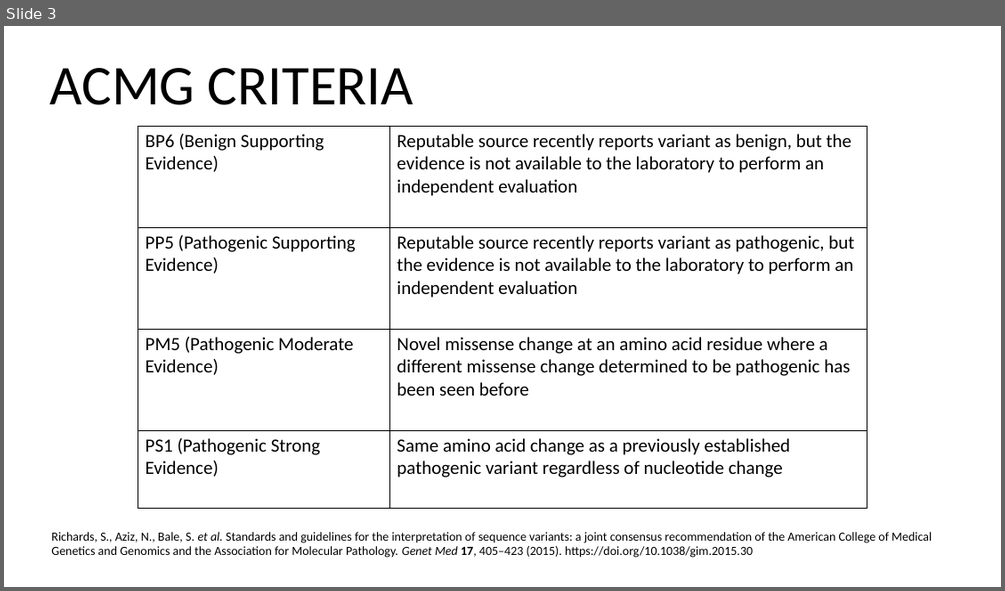
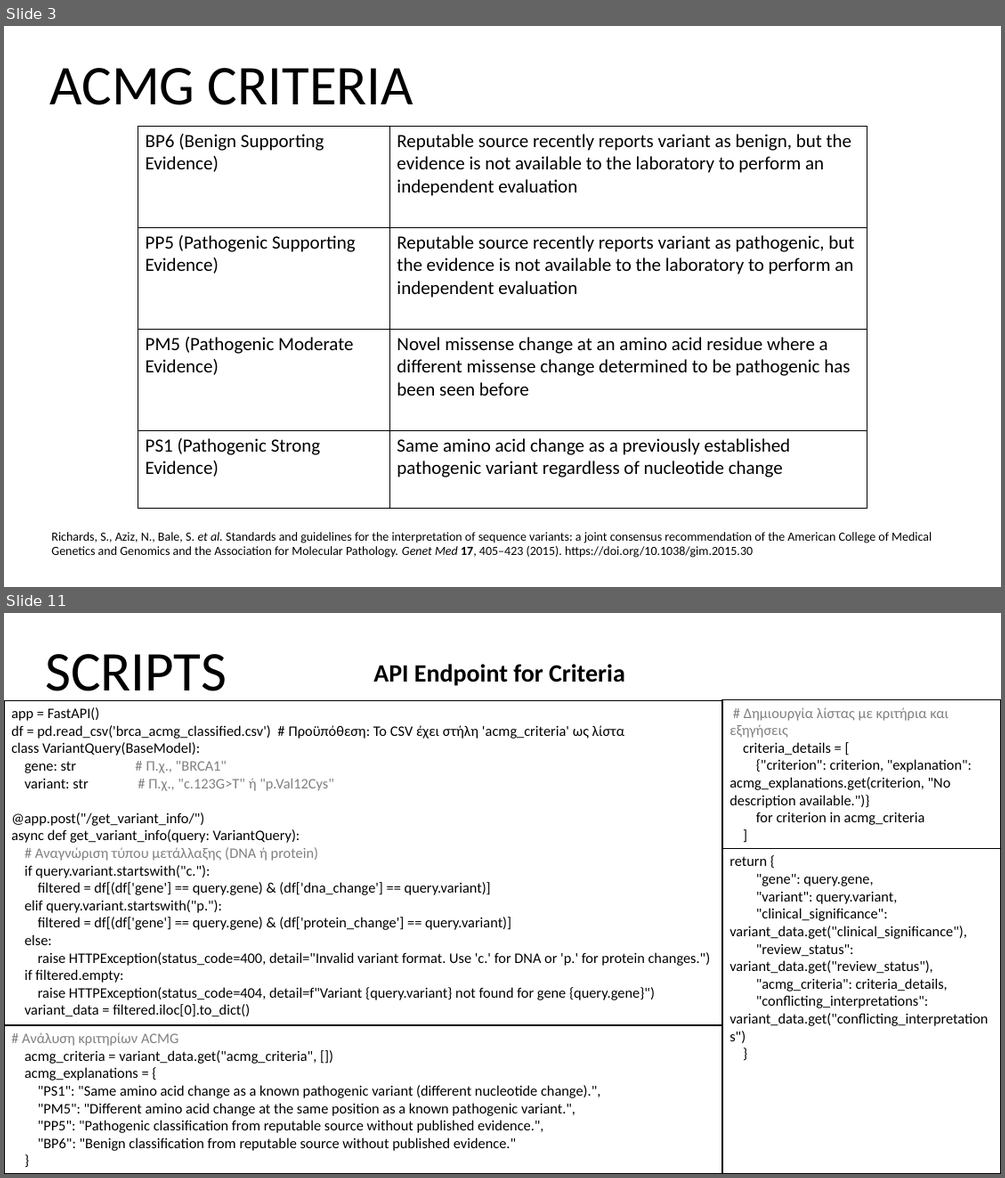
Before and after one commit to iliaanaa/genekor, a slide deck: intro.pptx. Shown one above the other, each under a label of ours: slide 3 before the commit, slides 3 and 11 after it; the slides between them are not shown. The pictures are 1005x591 and 1005x1178 pixels, drawn with LibreOffice and Linux fonts; fonts in the diff are those of the drawing. Boxes give left, top, right and bottom in pixels: in the first picture for what was removed or moved away, otherwise in the second. Text is boxed around its words. In the diff, an @@ line names an element or a change of style, - is before the commit and + after.

```diff
--- a/intro.pptx
+++ b/intro.pptx
@@ slide 11 added at [4,613,1001,1174], background #FFFFFF @@
@@ text added at [45,654,226,701], 54 pt, text #000000 @@
+SCRIPTS
@@ text added at [373,664,625,686], 24 pt, text #000000, bold @@
+API Endpoint for Criteria
@@ rectangle added at [4,700,1001,1025], fill #FFFFFF, outline #000000 1 pt, 14 pt, text #000000 @@
+app = FastAPI()
+df = pd.read_csv('brca_acmg_classified.csv') # Προϋπόθεση: Το CSV έχει στήλη 'acmg_criteria' ως λίστα
+class VariantQuery(BaseModel):
+gene: str # Π.χ., "BRCA1"
+variant: str # Π.χ., "c.123G>T" ή "p.Val12Cys"
+@app.post("/get_variant_info/")
+async def get_variant_info(query: VariantQuery):
+# Αναγνώριση τύπου μετάλλαξης (DNA ή protein)
+if query.variant.startswith("c."):
+filtered = df[(df['gene'] == query.gene) & (df['dna_change'] == query.variant)]
+elif query.variant.startswith("p."):
+filtered = df[(df['gene'] == query.gene) & (df['protein_change'] == query.variant)]
+else:
+raise HTTPException(status_code=400, detail="Invalid variant format. Use 'c.' for DNA or 'p.' for protein changes.")
+if filtered.empty:
+raise HTTPException(status_code=404, detail=f"Variant {query.variant} not found for gene {query.gene}")
+variant_data = filtered.iloc[0].to_dict()
@@ rectangle added at [722,699,1001,849], fill #FFFFFF, outline #000000 1 pt, 14 pt, text #000000 @@
+# Δημιουργία λίστας με κριτήρια και εξηγήσεις
+criteria_details = [
+{"criterion": criterion, "explanation": acmg_explanations.get(criterion, "No description available.")}
+for criterion in acmg_criteria
+]
@@ rectangle added at [722,849,1001,1173], fill #FFFFFF, outline #000000 1 pt, 14 pt, text #000000 @@
+return {
+"gene": query.gene,
+"variant": query.variant,
+"clinical_significance": variant_data.get("clinical_significance"),
+"review_status": variant_data.get("review_status"),
+"acmg_criteria": criteria_details,
+"conflicting_interpretations": variant_data.get("conflicting_interpretations")
+}
@@ rectangle added at [4,1025,1001,1174], fill #FFFFFF, outline #000000 1 pt, 14 pt, text #000000 @@
+# Ανάλυση κριτηρίων ACMG
+acmg_criteria = variant_data.get("acmg_criteria", [])
+acmg_explanations = {
+"PS1": "Same amino acid change as a known pathogenic variant (different nucleotide change).",
+"PM5": "Different amino acid change at the same position as a known pathogenic variant.",
+"PP5": "Pathogenic classification from reputable source without published evidence.",
+"BP6": "Benign classification from reputable source without published evidence."
+}
```
Also in this commit, not shown: 1 slide changed, 9 other slides added, 1 slide removed.
